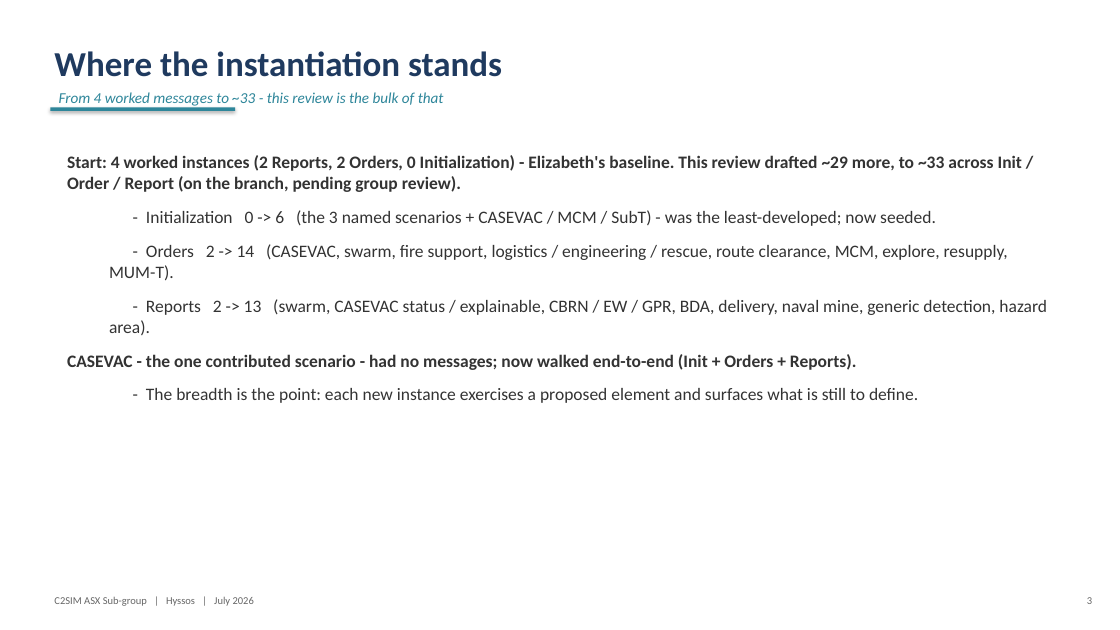
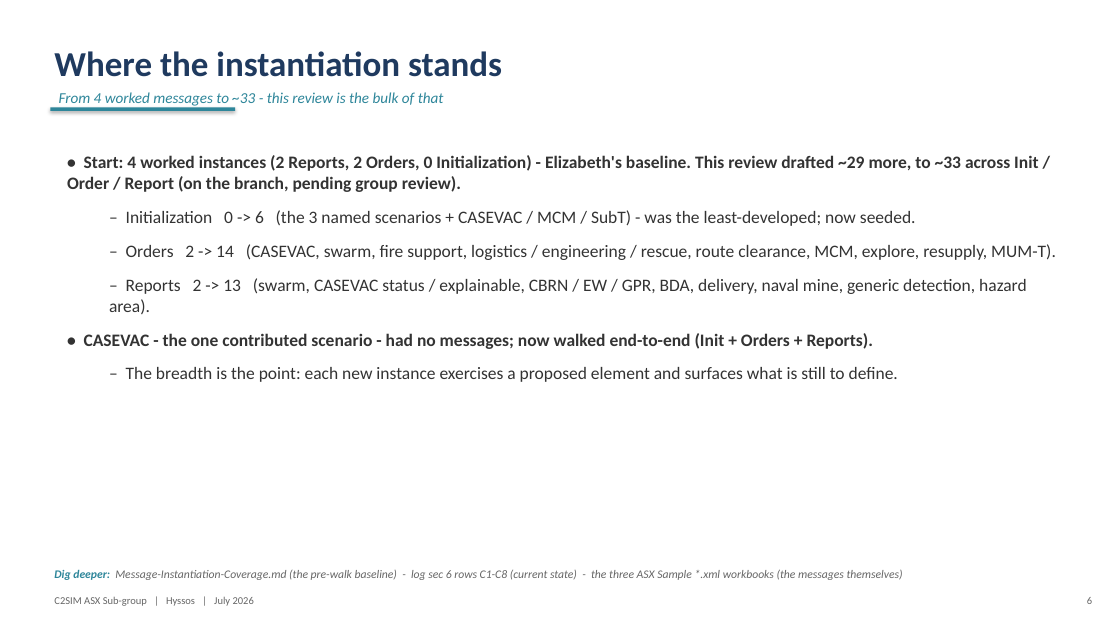
Before and after one commit to hyssostech/C2SIMArtifacts, a slide deck: slide 6 of Subgroups/ASX/InstantiationReview/ASX-Instantiation-Findings.pptx (slide 3 before the commit). Drawn at 1120x630 pixels with LibreOffice and Linux fonts; fonts in the diff are those of the drawing. Boxes give left, top, right and bottom in pixels: in the first picture for what was removed or moved away, otherwise in the second. Text is boxed around its words. In the diff, an @@ line names an element or a change of style, - is before the commit and + after.

```diff
--- a/Subgroups/ASX/InstantiationReview/ASX-Instantiation-Findings.pptx
+++ b/Subgroups/ASX/InstantiationReview/ASX-Instantiation-Findings.pptx
@@ text at <box>67,155,1056,382</box>: text changed @@
-Start: 4 worked instances (2 Reports, 2 Orders, 0 Initialization) - Elizabeth's baseline. This review drafted ~29 more, to ~33 across Init / Order / Report (on the branch, pending group review).
-  - Initialization 0 -> 6 (the 3 named scenarios + CASEVAC / MCM / SubT) - was the least-developed; now seeded.
-  - Orders 2 -> 14 (CASEVAC, swarm, fire support, logistics / engineering / rescue, route clearance, MCM, explore, resupply, MUM-T).
-  - Reports 2 -> 13 (swarm, CASEVAC status / explainable, CBRN / EW / GPR, BDA, delivery, naval mine, generic detection, hazard area).
-CASEVAC - the one contributed scenario - had no messages; now walked end-to-end (Init + Orders + Reports).
-  - The breadth is the point: each new instance exercises a proposed element and surfaces what is still to define.
+• Start: 4 worked instances (2 Reports, 2 Orders, 0 Initialization) - Elizabeth's baseline. This review drafted ~29 more, to ~33 across Init / Order / Report (on the branch, pending group review).
+  – Initialization 0 -> 6 (the 3 named scenarios + CASEVAC / MCM / SubT) - was the least-developed; now seeded.
+  – Orders 2 -> 14 (CASEVAC, swarm, fire support, logistics / engineering / rescue, route clearance, MCM, explore, resupply, MUM-T).
+  – Reports 2 -> 13 (swarm, CASEVAC status / explainable, CBRN / EW / GPR, BDA, delivery, naval mine, generic detection, hazard area).
+• CASEVAC - the one contributed scenario - had no messages; now walked end-to-end (Init + Orders + Reports).
+  – The breadth is the point: each new instance exercises a proposed element and surfaces what is still to define.
@@ text added at <box>54,569,903,580</box>, 10 pt, text #666666, italic @@
+Dig deeper: Message-Instantiation-Coverage.md (the pre-walk baseline) - log sec 6 rows C1-C8 (current state) - the three ASX Sample *.xml workbooks (the messages themselves)
@@ text at <box>1087,597,1092,604</box>: text changed @@
-3
+6
```
Also in this commit, not shown: 22 other slides changed, 6 slides added, 18 other files.
